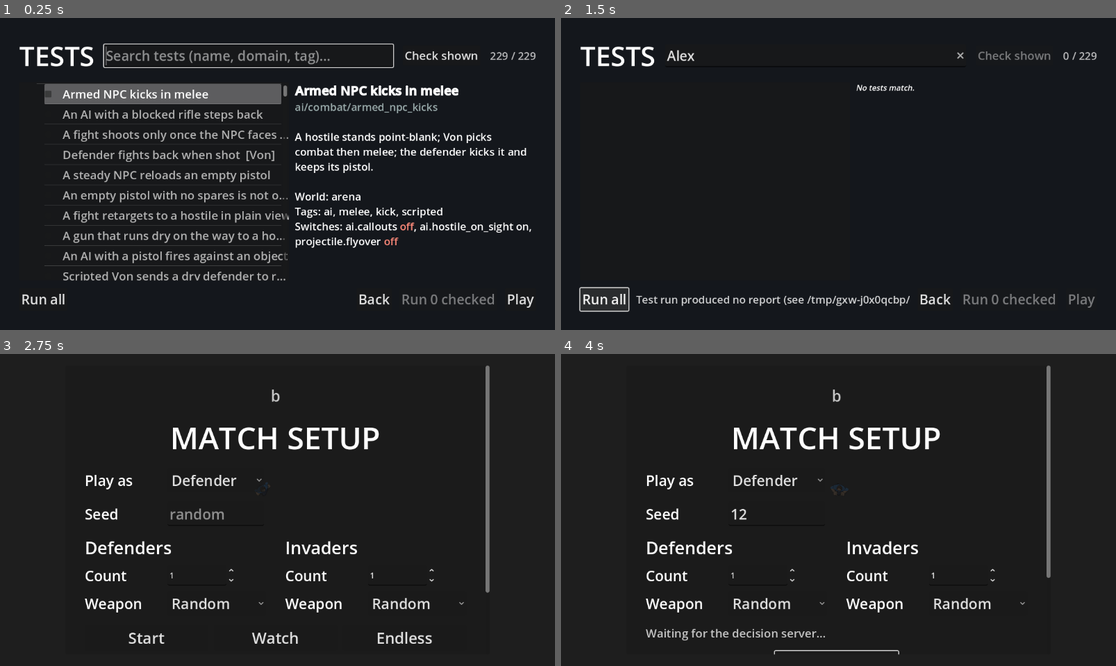
Above: before the commit, frames 1-4 (two rows, left to right).
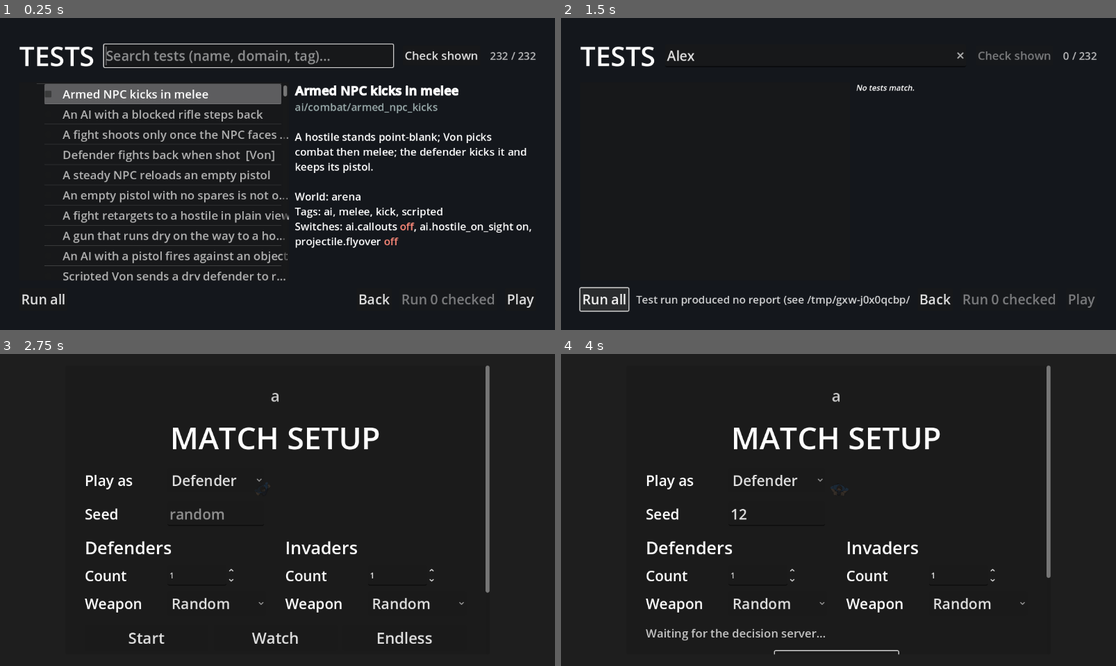
Above: after the commit, the same moments.

Repository: AnthonyThomasson/Example-Godot
Game: Godot game, scene res://scenes/testing/test_browser.tscn
The game is run twice, just before and just after one commit, with the same random seed, the same clock (stepped at 60 frames per second) and the same inputs. This scene is started directly instead of the project's main scene.
Inputs (mouse positions are in pixels of both pictures, inside the frame that each line leads up to):
- Up to frame 1 (0.25 s): no input
- Up to frame 2 (1.5 s): click (810, 55) at 0.52 s; type "Alex" at 0.6 s; click "Run all" at 1.25 s
- Up to frame 3 (2.75 s): click "Back" at 2 s
- Up to frame 4 (4 s): click (777, 513) at 2.77 s; type "12" at 2.85 s; click "Watch" at 3.5 s

The runs differ from the first frame. In frame 1, less than 0.1% of the frame differs, in the area x 89-97%, y 10-14%; in frame 2, less than 0.1%; in frame 3, less than 0.1%; in frame 4, less than 0.1%.

Commit message:
Audit fixes: test browser topic rows, E15 tests, skill and doc wording
The test browser's run-status update no longer calls set_button_disabled on the topic-folder
rows, which have no run button (it logged an engine error on every run start and end). A new
test covers the topic rows and the GAP mark.

Two scripted tests pin the E15 walk to an ENTER stack: each passed doorway is secured once,
and a member heading for a stack an ally has claimed secures nothing on the way. Missing .uid
files added.

Comments and docs: stale E-range headers, a missing begin() param, undocumented test-context
fields and the passing_ahead doc. The E10 to E15 docs and the testing, UI, watch and ticket
skills now describe the code as it is, without the history wording.

The audit skill replaces the manual m-audit skill: it runs as one agent over the branch, and
ticket-story gained a final audit phase.

Co-Authored-By: Claude Haiku 5.5 <noreply@anthropic.com>

Diff:
--- a/scenes/ai/behavior/entry.gd
+++ b/scenes/ai/behavior/entry.gd
@@ -1,7 +1,7 @@
 extends RefCounted
 
 ## AI BEHAVIOUR sub-domain — TACTICAL ENTRY. How an NPC gets through a doorway into a room the way police and
-## soldiers do (`docs/tactical-entry.md`, E1 to E8), as one member of a team or alone. Von only chose the doorway
+## soldiers do (`docs/tactical-entry.md`, E1 to E15), as one member of a team or alone. Von only chose the doorway
 ## (the ENTER tactic); the choreography is this phase machine, so it runs with the server down:
 ##
 ##   approach — to its stack slot beside the door, stepping off the door's axis while still well out and
@@ -134,8 +134,8 @@
 	_combat = combat
 
 
-## Start an entry from an ENTER leaf's params (`opening`, `into`, `slot`). False when the doorway is unknown
-## (the leaf is then dropped and the NPC re-decides).
+## Start an entry from `params`: `opening`, `into` and `slot` from an ENTER leaf, `secure` from the guard's pass-by detour. False
+## when the doorway is unknown (the leaf is then dropped and the NPC re-decides).
 func begin(character, params: Dictionary) -> bool:
 	reset()
 	opening = str(params.get("opening", ""))
--- a/scenes/ai/perception/agent_entry.gd
+++ b/scenes/ai/perception/agent_entry.gd
@@ -139,12 +139,10 @@
 	return {}
 
 
-## The first doorway a walk passes without entering (E15): the walk, as for `threshold_ahead`, crosses the doorway's axis (the line
-## out from its centre, at right angles to its wall) within `PASS_DEPTH` px of the wall, on the outside, so it goes by the opening at a
-## walk's distance of `max_dist` px at most, and the room behind it is not the one the NPC is in, is not cleared and is not entered by
-## the walk anywhere ahead (that doorway is `threshold_ahead`'s). Only doors between two rooms of the house, from inside it: a
-## corridor's doors, not the back door seen from the garden. `{ opening, into, dist }` (`dist` = px of walking until abreast of it),
-## or {}. The behaviour's entry guard sends the NPC to secure it before it gets there.
+## The first doorway a walk goes past without entering (E15): the walk crosses its axis (the line out from its centre) within
+## `PASS_DEPTH` px of its wall, outside it, within `max_dist` px of walking. It leads into a room that is not the NPC's own and
+## not cleared, and the walk never crosses its wall plane (that doorway is `threshold_ahead`'s). Only doors between two rooms of
+## the house, from inside it. `{ opening, into, dist }` (`dist` = px of walking until abreast of it), or {}.
 func passing_ahead(path: PackedVector2Array, from_idx: int, from_pos: Vector2, is_cleared: Callable, max_dist: float) -> Dictionary:
 	var pts: Array = [from_pos]
 	for i in range(maxi(from_idx, 0), path.size()):
--- a/scenes/ai/perception/agent_perception.gd
+++ b/scenes/ai/perception/agent_perception.gd
@@ -106,7 +106,7 @@
 var entry_pie_radius: float = 100.0
 var entry_pie_steps: int = 5
 var entry_corner_inset: float = 40.0
-var entry_short_room: float = 150.0
+var entry_short_room: float = 150.0   ## A room with a side under this (px) is too small for the team (agent_entry.gd `short_room`).
 
 var _vision: RefCounted          ## The sight sense (FOV/range/LoS); see agent_vision.gd.
 var _hostility: RefCounted       ## The hostility rules; see agent_hostility.gd.
--- a/scenes/testing/test_context.gd
+++ b/scenes/testing/test_context.gd
@@ -49,7 +49,9 @@
 var _concluded := false
 ## Tagged `gap`: failing is the expected verdict (GAP), passing is the failure.
 var _gap := false
+## A gap test passed, which is reported as the failing check "drop the gap tag" (once).
 var _gap_passed := false
+## The test ended by timing out; its verdict stays TIMEOUT whatever the checks say.
 var _timed_out := false
 ## Never emitted: waits park on it once the test has ended.
 signal _never
--- a/scenes/ui/testing/test_browser_window.gd
+++ b/scenes/ui/testing/test_browser_window.gd
@@ -179,7 +179,8 @@
 	if running != _running:
 		_running = running
 		for g: TreeItem in _groups.values():
-			g.set_button_disabled(0, 0, running)
+			if g.get_button_count(0) > 0:  # a domain row has the ▶ button, a topic row does not
+				g.set_button_disabled(0, 0, running)
 	_update_buttons()
 
 
--- a/tests/_ai/entry_probe.gd
+++ b/tests/_ai/entry_probe.gd
@@ -1,7 +1,7 @@
 extends RefCounted
 
 ## Shared helpers for the tactical-entry tests (tests/ai/entry/; not a test itself). The behaviour they
-## assert is `docs/tactical-entry.md` (E1 to E9). The doorway geometry here is the test's own copy (a door's axis,
+## assert is `docs/tactical-entry.md` (E1 to E15). The doorway geometry here is the test's own copy (a door's axis,
 ## its outward side, the funnel), so the spec isn't read back from the code under test; the NPC is read only
 ## through its public observer API: `current_act()`, `debug_entry()`, `debug_room_zones()` and its radio callouts.
 
--- /dev/null
+++ b/tests/ai/entry/entry_guard_enter_walk_secures_passed_doorway_test.gd
@@ -0,0 +1,63 @@
+extends GameTest
+
+## Desired (E15): the walk to a doorway's own stack passes other doors too. Ordered to ENTER room C from the corridor's west end,
+## the invader goes past the open doors of rooms A and B on the way: it secures each once (a pass-by entry: stack beside the
+## jamb, one side of the pie, nothing radioed), takes up its ENTER order again from the start, and stacks at C's door and goes in.
+## A doorway it has secured is left alone while the order carries on, so each is secured exactly once. Scripted Von: SEARCH >
+## ENTER > C's doorway.
+
+const Entry := preload("res://tests/_ai/entry_probe.gd")
+const Maps := preload("res://tests/_ai/flank_maps.gd")
+## Seconds of gun through a doorway, from beside it, that count as having secured it.
+const COVERED := 0.8
+## A body's radius (px): abreast of a door means its centre is past the far jamb by this much.
+const BODY := 14.0
+
+
+func describe() -> Dictionary:
+	return {
+		"name": "The walk to a stack secures the doorways it passes",
+		"description": "Ordered to ENTER room C down the corridor, the invader secures rooms A and B once each on the way, then stacks at C and goes in.",
+		"tags": ["ai", "entry", "guard", "scripted"],
+		"timeout": 90.0,
+	}
+
+
+func configure(s: TestSetup) -> void:
+	Maps.spine(s, false)
+	Entry.rules(s, Entry.SPINE_C)
+	Entry.npc(s, &"inv", Vector2(60, 250))
+
+
+func run(t: TestContext) -> void:
+	var brain := Entry.brain(t, &"inv")
+	var samples: Array = []
+	var starts := {}
+	var was := ""
+	var end := t.time + 80.0
+	while t.time < end and Entry.first_call_time(t, "going_in", &"inv", Entry.SPINE_C["id"]) == INF:
+		samples.append({ "t": t.time, "pos": { &"inv": t.actor(&"inv").global_position }, "facing": { &"inv": t.actor(&"inv").facing } })
+		var e := Entry.entry(brain)
+		var key := "" if e.is_empty() else "%s|%s" % [e["opening"], e["secure"]]
+		if key != "" and key != was:
+			starts[key] = int(starts.get(key, 0)) + 1
+		was = key
+		await t.frames(1)
+	if not t.require(Entry.asked(t, Entry.SPINE_C["id"]), "the order was ENTER for room C's doorway (act %s)" % brain.current_act()):
+		return
+	if not t.require(Entry.first_call_time(t, "going_in", &"inv", Entry.SPINE_C["id"]) < INF, "it stacked at room C's door and went in (act %s)" % brain.current_act()):
+		return
+	for door in [Entry.SPINE_A, Entry.SPINE_B]:
+		var abreast := float(door["pos"].x) + float(door["width"]) * 0.5 + BODY
+		var passed_at := INF
+		for s in samples:
+			if (s["pos"][&"inv"] as Vector2).x > abreast:
+				passed_at = s["t"]
+				break
+		if not t.require(passed_at < INF, "%s was passed on the way" % door["id"]):
+			return
+		var before := samples.filter(func(s): return s["t"] <= passed_at)
+		var covered := Entry.time_facing_through(before, &"inv", door, func(p: Vector2): return Entry.outward(door, p) > 0.0 and Entry.outward(door, p) < 90.0)
+		t.check(covered >= COVERED, "%s was covered from beside its jamb before the invader was abreast of it (%.1f s)" % [door["id"], covered])
+		t.expect_eq(int(starts.get("%s|true" % door["id"], 0)), 1, "%s was secured once, not again when the order carried on" % door["id"])
+		t.check(Entry.first_call_time(t, "claim", &"inv", door["id"]) == INF, "%s was secured without a claim on the radio" % door["id"])
--- /dev/null
+++ b/tests/ai/entry/entry_guard_enter_walk_with_team_keeps_together_test.gd
@@ -0,0 +1,57 @@
+extends GameTest
+
+## Desired (E15, the limit): a member heading for a stack that others have claimed goes to its door as part of the team. An ally
+## has claimed room C's doorway on the radio, so the invader ordered to ENTER there does not leave its approach to secure the
+## doors it passes: the point is not left to go in alone. It walks the corridor past rooms A and B and stacks at C's door.
+## Scripted Von: SEARCH > ENTER > C's doorway. The ally is a puppet in room B that repeats its claim, as a stacked
+## teammate's heartbeat does.
+
+const Entry := preload("res://tests/_ai/entry_probe.gd")
+const Maps := preload("res://tests/_ai/flank_maps.gd")
+
+
+func describe() -> Dictionary:
+	return {
+		"name": "A member heading for a claimed stack does not stop to secure doors",
+		"description": "With an ally already stacking at room C's door, the invader ordered there walks past rooms A and B without securing them and stacks as slot 2.",
+		"tags": ["ai", "entry", "guard", "scripted", "callout"],
+		"timeout": 60.0,
+	}
+
+
+func configure(s: TestSetup) -> void:
+	Maps.spine(s, false)
+	Entry.rules(s, Entry.SPINE_C)
+	Entry.npc(s, &"inv", Vector2(60, 250))
+	Entry.target(s, &"ally", Vector2(450, 100), Vector2(450, 300), { "faction": &"invader" })
+
+
+func run(t: TestContext) -> void:
+	var brain := Entry.brain(t, &"inv")
+	var secured := []
+	var next_claim := 0.0
+	var end := t.time + 50.0
+	var stacked := false
+	while t.time < end and not stacked:
+		if t.time >= next_claim:
+			next_claim = t.time + 1.0
+			_claim(t)
+		var e := Entry.entry(brain)
+		if not e.is_empty() and e["secure"] and not secured.has(e["opening"]):
+			secured.append(e["opening"])
+		stacked = not e.is_empty() and e["opening"] == Entry.SPINE_C["id"] and e["phase"] in ["stack", "pie"]
+		await t.frames(1)
+	if not t.require(Entry.asked(t, Entry.SPINE_C["id"]), "the order was ENTER for room C's doorway (act %s)" % brain.current_act()):
+		return
+	t.check(stacked, "it stacked at room C's door (act %s)" % brain.current_act())
+	t.check(secured.is_empty(), "it secured no doorway on the way (%s)" % str(secured))
+	t.expect_eq(int(Entry.entry(brain).get("slot", 0)), 2, "it took the slot after the ally's")
+
+
+## The ally radios its claim on the stack at room C's door: slot 1, on the corridor's near side.
+func _claim(t: TestContext) -> void:
+	var who := t.actor(&"ally")
+	EventBus.post(&"callout", {
+		"speaker": who, "faction": who.faction, "position": who.global_position, "status": "", "path": "", "label": "", "target_id": 0,
+		"point": Vector2.ZERO, "opening": Entry.SPINE_C["id"], "slot": 1, "side": -1, "entry_step": "claim",
+	})
--- /dev/null
+++ b/tests/ui/test_browser_category_rows_test.gd
@@ -0,0 +1,68 @@
+extends GameTest
+
+## A domain with topic folders (`tests/ai/entry/`) shows one row per topic under its domain row: the row ticks only its own
+## tests, the domain row goes indeterminate while some of its tests are ticked, a topic row has no ▶ button (so a headless run
+## starting or ending touches only the domain rows and logs nothing), and a GAP result shows its own mark. Driven through the
+## window's own handlers with hand-made descriptors.
+
+const Browser := preload("res://scenes/ui/testing/test_browser_window.gd")
+
+var _window: CanvasLayer
+var _checked: Array = []
+
+
+func describe() -> Dictionary:
+	return {
+		"name": "Test browser groups a domain's tests by topic folder",
+		"description": "A topic row sits under its domain, ticks only its tests, has no run button, and a GAP result gets its mark.",
+		"tags": ["test browser", "ui"],
+		"timeout": 5.0,
+	}
+
+
+func run(t: TestContext) -> void:
+	_window = Browser.new()
+	t.world.add_child(_window)
+	_window.checked_changed.connect(func(ids): _checked = ids)
+	_window.open(_tests(), [], {}, func(_entry, _text): return true, "", "", [])
+
+	var topic: TreeItem = _window._groups["a/x"]
+	var domain: TreeItem = _window._groups["a"]
+	t.expect_eq(topic.get_text(0), "x", "a topic row shows the folder name")
+	t.check(topic.get_parent() == domain, "the topic row sits under its domain row")
+	t.check(_window._groups["a/y"].get_parent() == domain, "a second topic gets its own row under the same domain")
+	t.check(not _window._groups.has("b/") and _window._groups["b"].get_child_count() == 1, "a test with no topic hangs straight under its domain")
+	t.check(domain.get_button_count(0) > 0 and topic.get_button_count(0) == 0, "only the domain row has the run button")
+
+	# Ticking a topic row ticks only its tests; the domain row is then partly ticked.
+	topic.set_checked(0, true)
+	_window._apply_edit(topic)
+	t.expect_eq(_checked, ["a/one", "a/two"], "ticking a topic row ticks only that topic's tests")
+	t.check(domain.is_indeterminate(0), "the domain row is indeterminate with some of its tests ticked")
+	t.check(not _window._groups["a/y"].is_checked(0), "the other topic stays clear")
+	_window._groups["a/y"].set_checked(0, true)
+	_window._apply_edit(_window._groups["a/y"])
+	t.check(domain.is_checked(0) and not domain.is_indeterminate(0), "every test of the domain ticked shows the domain ticked")
+
+	# A run starting and ending touches only the domain rows (an engine error would fail the test).
+	_window.set_run_status("Running…", true)
+	t.check(domain.is_button_disabled(0, 0), "a headless run disables the domain's run button")
+	_window.set_run_status("", false)
+	t.check(not domain.is_button_disabled(0, 0), "and enables it again")
+
+	# A GAP result has its mark.
+	_window.set_results({ "a/one": "GAP", "a/two": "PASS" })
+	t.check(_window._test_items["a/one"].get_text(0).begins_with("○"), "a GAP test shows the ○ mark")
+	t.check(_window._test_items["a/two"].get_text(0).begins_with("✓"), "a passing test shows the ✓ mark")
+
+
+func _tests() -> Array:
+	return [
+		_test("a/one", "a", "x", "Alpha one"), _test("a/two", "a", "x", "Alpha two"),
+		_test("a/three", "a", "y", "Alpha three"), _test("b/one", "b", "", "Beta one"),
+	]
+
+
+func _test(id: String, domain: String, category: String, test_name: String) -> Dictionary:
+	return { "id": id, "path": "res://tests/%s_test.gd" % id, "name": test_name, "domain": domain, "category": category, "description": "",
+		"tags": [], "requires_von": false, "manual": false, "switches": {}, "world": "arena", "error": "" }
Not shown, added: tests/ai/entry/entry_guard_enter_walk_secures_passed_doorway_test.gd.uid
Not shown, added: tests/ai/entry/entry_guard_enter_walk_with_team_keeps_together_test.gd.uid
Not shown, added: tests/ai/entry/entry_guard_secures_passed_doorway_test.gd.uid
Not shown, added: tests/ui/test_browser_category_rows_test.gd.uid
Not shown, added: .claude/skills/audit/SKILL.md
Not shown, changed: .claude/skills/domain-ai-behavior/SKILL.md
Not shown, changed: .claude/skills/domain-ai-watch/SKILL.md
Not shown, changed: .claude/skills/domain-testing/SKILL.md
Not shown, changed: .claude/skills/domain-ui-testing/SKILL.md
Not shown, changed: .claude/skills/m-audit-everything/SKILL.md
Not shown, changed: .claude/skills/ticket-ai/SKILL.md
Not shown, changed: .claude/skills/ticket-story/SKILL.md
(and 2 more such lines)
